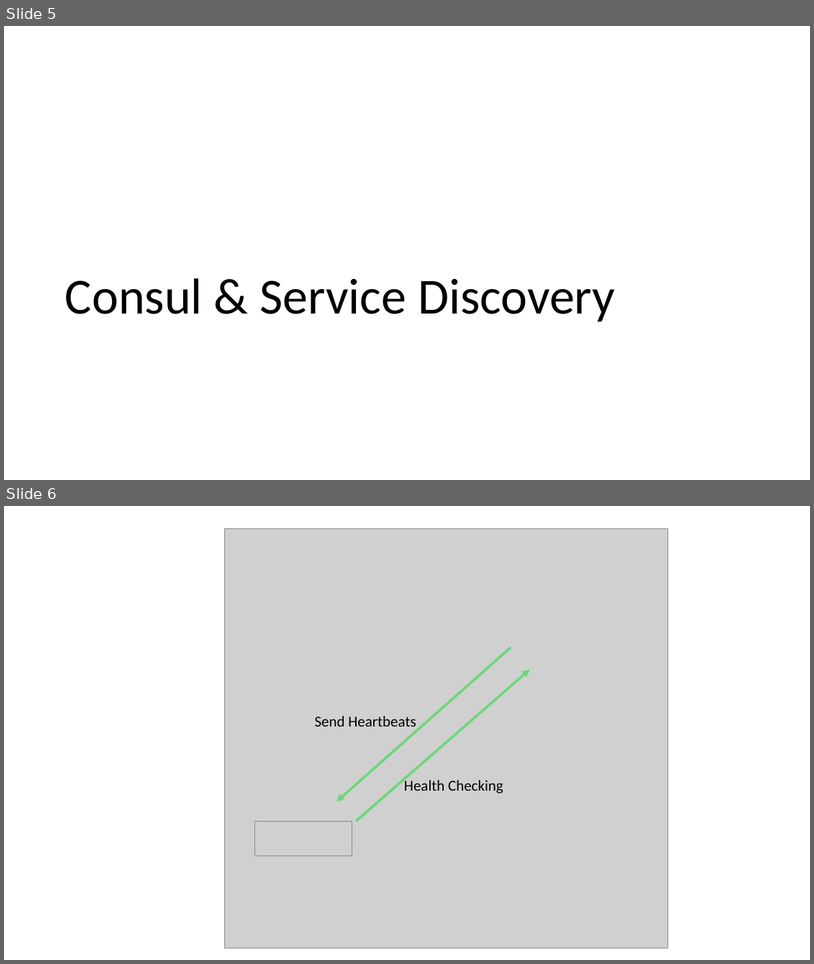
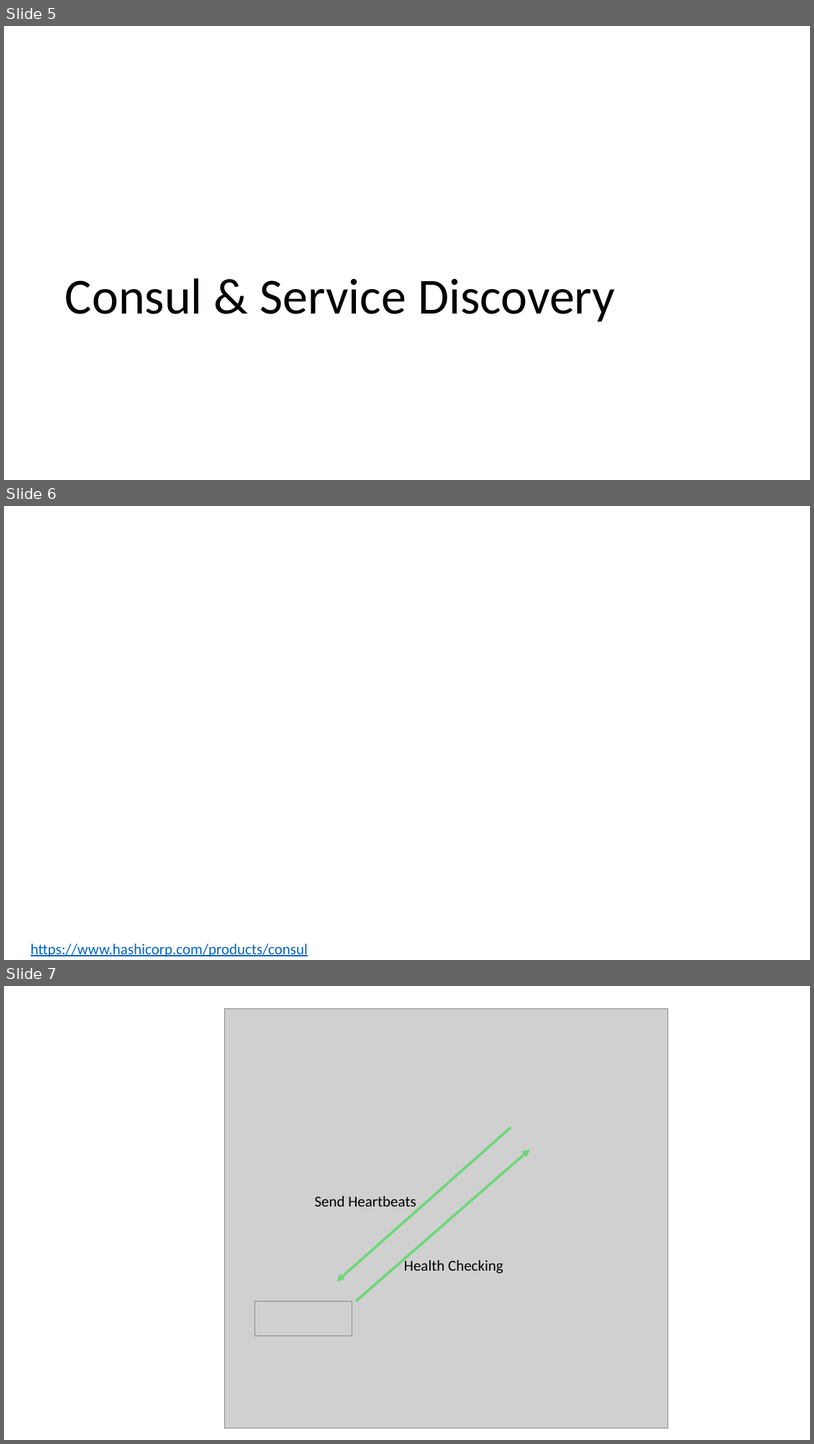
Before and after one commit to andrew0928/Meetup, a slide deck: 20180526.DevOps.MonitorTools/Consul_Andrew.pptx. Shown one above the other, each under a label of ours: slides 5 and 6 before the commit, slides 5, 6 and 7 after it. The pictures are 814x964 and 814x1444 pixels, drawn with LibreOffice and Linux fonts; fonts in the diff are those of the drawing; grey boxes stand for pictures; background and template pictures are left out. Boxes give left, top, right and bottom in pixels: in the first picture for what was removed or moved away, otherwise in the second. Text is boxed around its words. In the diff, an @@ line names an element or a change of style, - is before the commit and + after.

```diff
--- a/20180526.DevOps.MonitorTools/Consul_Andrew.pptx
+++ b/20180526.DevOps.MonitorTools/Consul_Andrew.pptx
@@ slide 6 added at [4,506,810,960], background picture (left out) @@
@@ text added at [31,943,308,957], 18 pt, text #0563C1, underline @@
+https://www.hashicorp.com/products/consul
@@ what was slide 6 is now slide 7 @@
```
Also in this commit, not shown: 3 slides changed, 6 other slides added, 2 slides removed.
